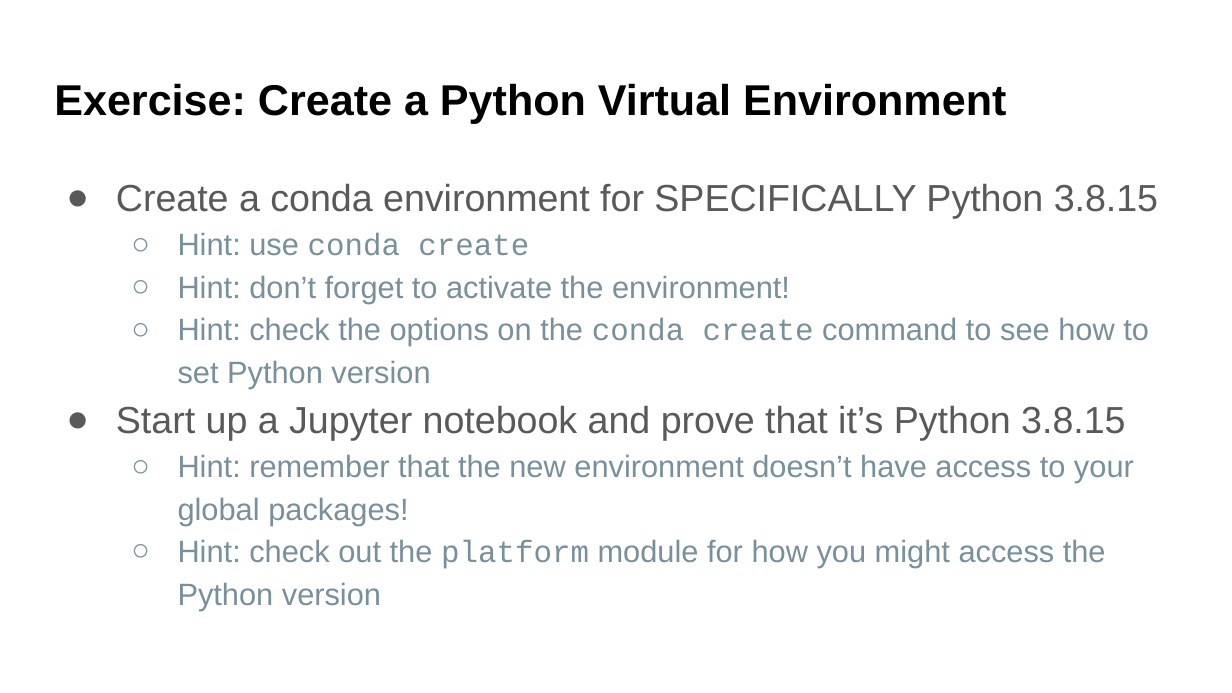
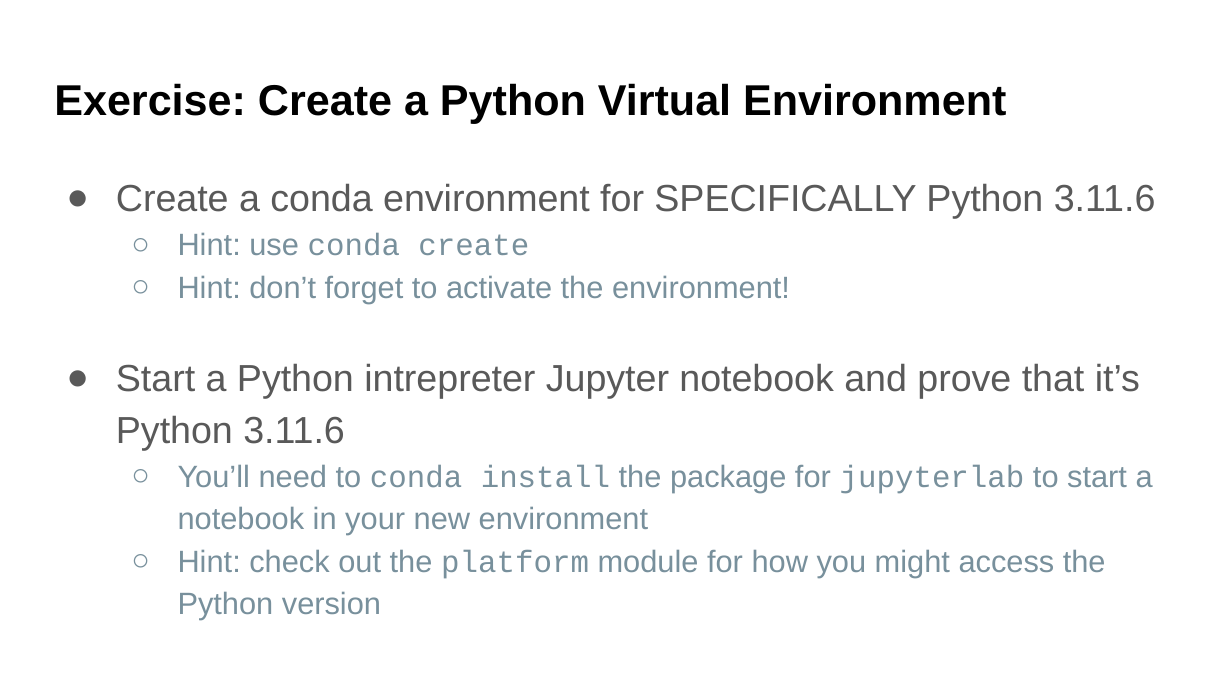
Before and after one commit to UWDATA515/lecture-materials, a slide deck: slide 13 of 07/DATA515_07_VirtualEnvironments.pptx (slide 14 before the commit). Drawn at 1232x693 pixels with LibreOffice and Linux fonts; fonts in the diff are those of the drawing; background and template pictures are left out. Boxes give left, top, right and bottom in pixels: in the first picture for what was removed or moved away, otherwise in the second. Text is boxed around its words. In the diff, an @@ line names an element or a change of style, - is before the commit and + after.

```diff
--- a/07/DATA515_07_VirtualEnvironments.pptx
+++ b/07/DATA515_07_VirtualEnvironments.pptx
@@ text at (116, 183, 1156, 219): text changed @@
-● Create a conda environment for SPECIFICALLY Python 3.8.15
+● Create a conda environment for SPECIFICALLY Python 3.11.6
@@ text at (116, 363, 1153, 535): text changed @@
-  ○ Hint: check the options on the conda create command to see how to set Python version
-● Start up a Jupyter notebook and prove that it’s Python 3.8.15
-  ○ Hint: remember that the new environment doesn’t have access to your global packages!
+● Start a Python intrepreter Jupyter notebook and prove that it’s Python 3.11.6
+  ○ You’ll need to conda install the package for jupyterlab to start a notebook in your new environment
```
Also in this commit, not shown: 14 other slides changed, 1 slide added, 2 slides removed, 5 other files.
